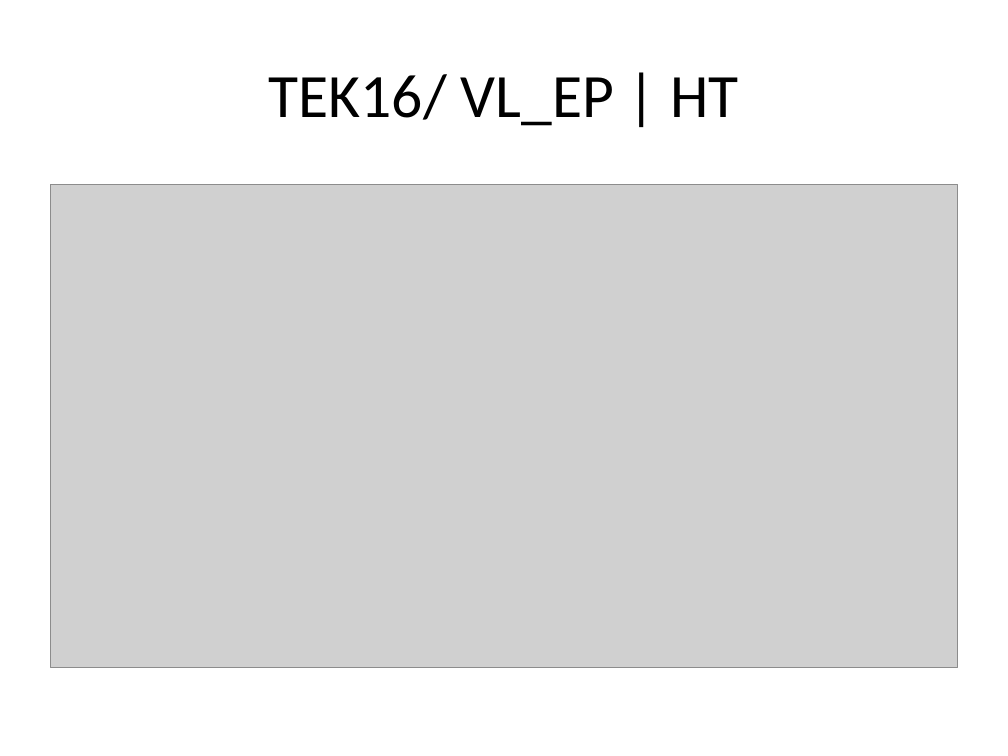
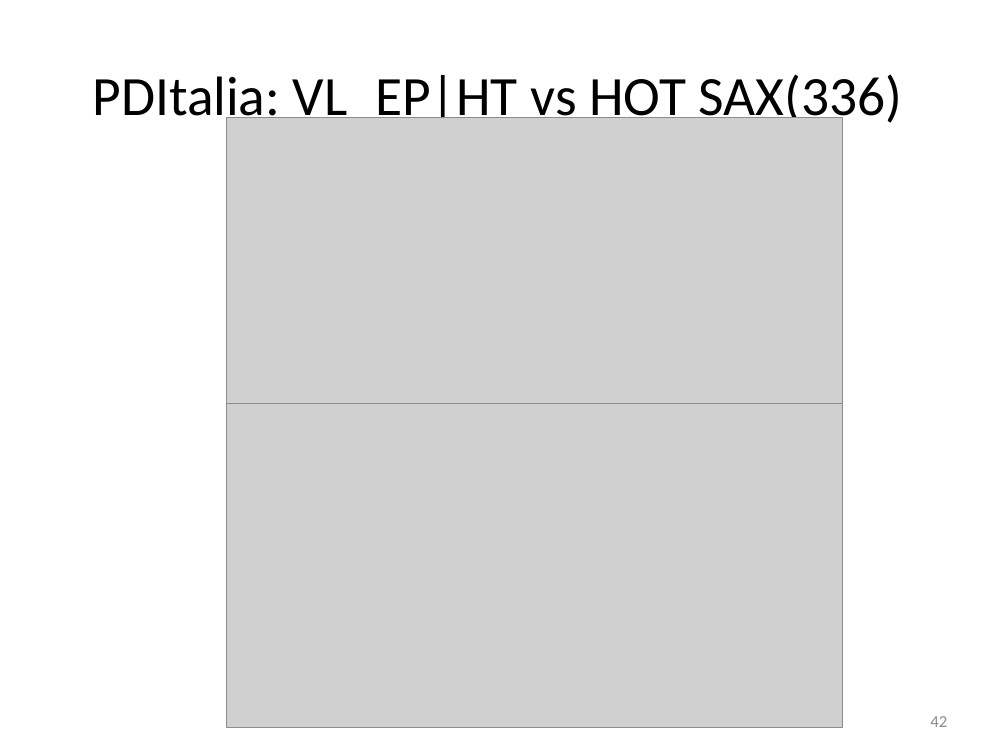
Before and after one commit to vyngo/caohoc-project-name, a slide deck: slide 42 of Report/pre.pptx (slide 54 before the commit). Drawn at 1008x756 pixels with LibreOffice and Linux fonts; fonts in the diff are those of the drawing; grey boxes stand for pictures. Boxes give left, top, right and bottom in pixels: in the first picture for what was removed or moved away, otherwise in the second. Text is boxed around its words. In the diff, an @@ line names an element or a change of style, - is before the commit and + after.

```diff
--- a/Report/pre.pptx
+++ b/Report/pre.pptx
@@ title at [93, 74, 903, 129]: text changed; size 44 to 39.6 pt @@
-TEK16/ VL_EP | HT
+PDItalia: VL_EP|HT vs HOT SAX(336)
@@ picture added at [227, 118, 842, 443] @@
@@ picture removed at [50, 184, 958, 668] @@
@@ picture added at [227, 403, 842, 728] @@
@@ page number added at [930, 716, 947, 727], 12 pt, text #8C8C8C @@
+42
```
Also in this commit, not shown: 27 other slides changed, 9 slides added, 12 slides removed, 1 other file.
